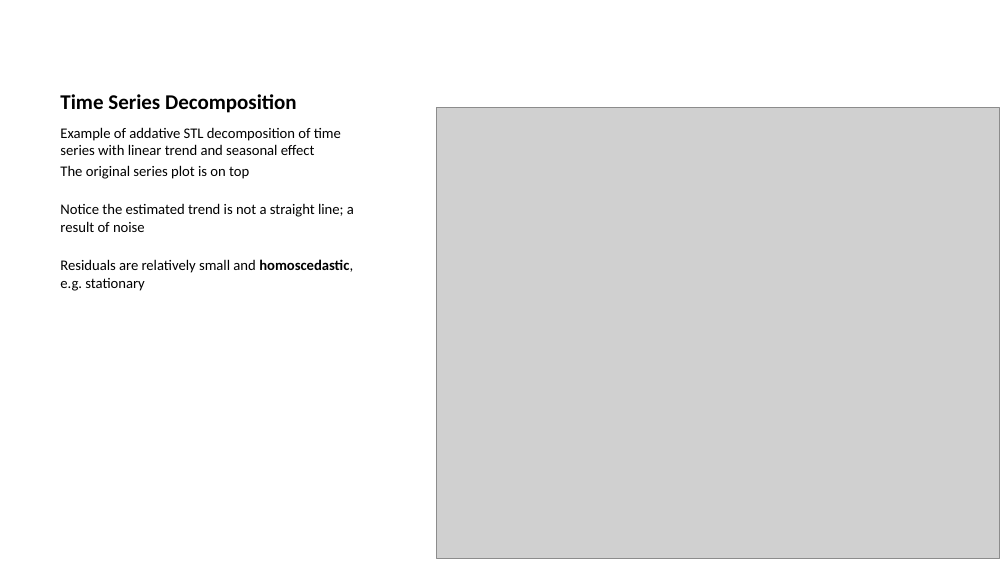
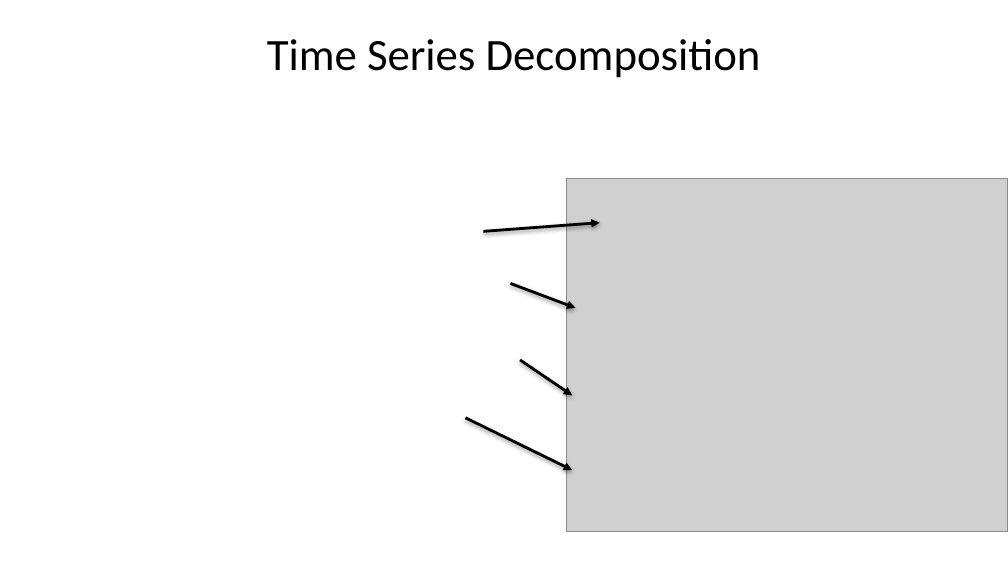
Before and after one commit to StephenElston/CSCI-E-83, a slide deck: slide 42 of LectureSlides/11_IntroductionToTimeSeries.pptx. Drawn at 1008x567 pixels with LibreOffice and Linux fonts; fonts in the diff are those of the drawing; grey boxes stand for pictures. Boxes give left, top, right and bottom in pixels: in the first picture for what was removed or moved away, otherwise in the second. Text is boxed around its words. In the diff, an @@ line names an element or a change of style, - is before the commit and + after.

```diff
--- a/LectureSlides/11_IntroductionToTimeSeries.pptx
+++ b/LectureSlides/11_IntroductionToTimeSeries.pptx
@@ title "Time Series Decomposition" at (267, 39, 761, 78): size 15 to 32 pt, bold off; alignment left to centre @@
@@ text removed at (60, 127, 354, 291) @@
-Example of addative STL decomposition of time series with linear trend and seasonal effect
-The original series plot is on top
-Notice the estimated trend is not a straight line; a result of noise
-Residuals are relatively small and homoscedastic, e.g. stationary
@@ picture: place and size @@
-picture at (436, 108, 999, 558)
+picture at (566, 178, 1008, 531)
@@ arrow added from (484, 232) to (600, 223), #000000 2 pt @@
@@ arrow added from (510, 283) to (576, 307), #000000 2 pt @@
@@ arrow added from (520, 360) to (573, 395), #000000 2 pt @@
@@ arrow added from (466, 418) to (573, 470), #000000 2 pt @@
```
Also in this commit, not shown: 10 other slides changed, 2 slides added, 1 slide removed.
